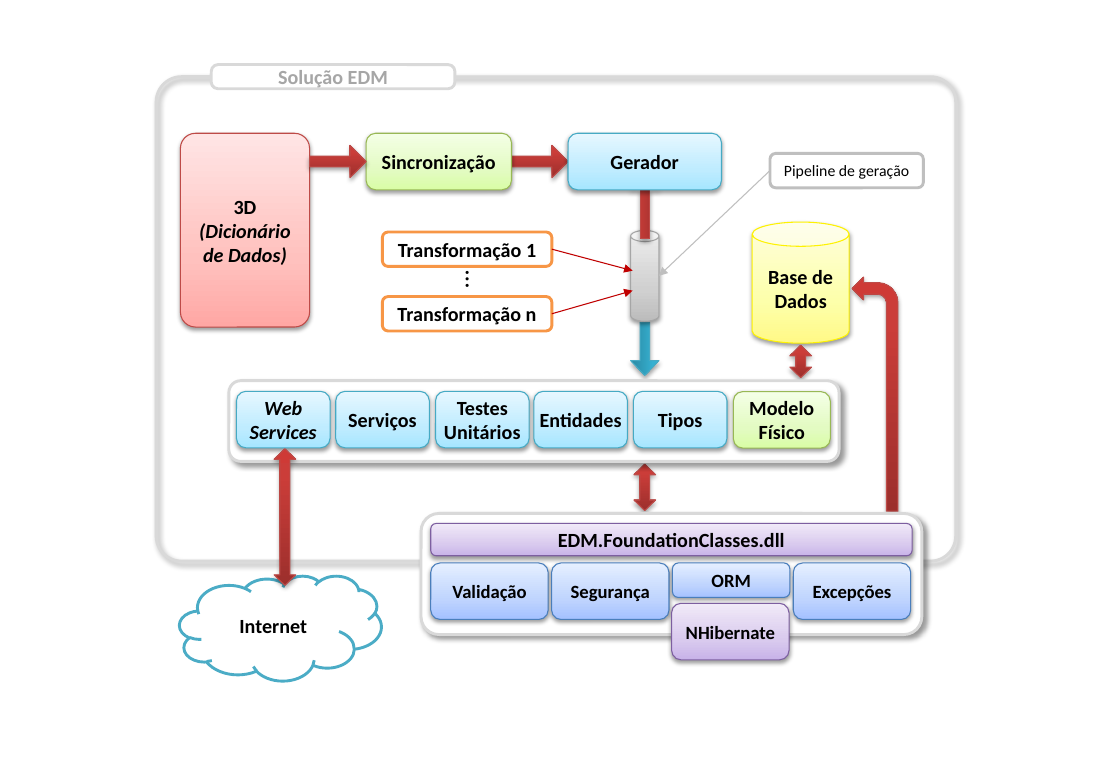
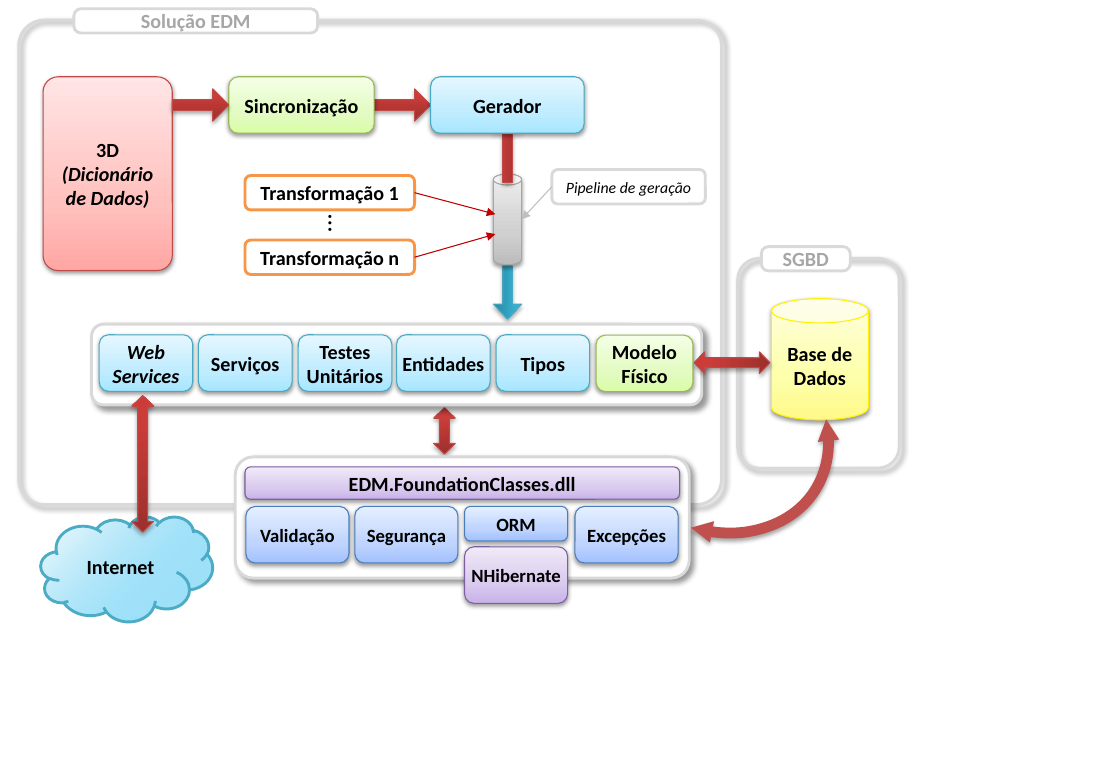
Before and after one commit to Netivski/projectoseminario, a slide deck: slide 3 of Documentação/Report Structures.pptx. Drawn at 1120x775 pixels with LibreOffice and Linux fonts; fonts in the diff are those of the drawing. Boxes give left, top, right and bottom in pixels: in the first picture for what was removed or moved away, otherwise in the second. Text is boxed around its words. In the diff, an @@ line names an element or a change of style, - is before the commit and + after.

```diff
--- a/Documentação/Report Structures.pptx
+++ b/Documentação/Report Structures.pptx
@@ rounded rectangle: place and size @@
-rounded rectangle at (156,77,956,562)
+rounded rectangle at (19,21,722,506)
@@ 4 rounded rectangles, 3 right arrows, 1 up down arrow, 1 cylinder: place and size @@
-4 rounded rectangles, 3 right arrows, 1 up down arrow, 1 cylinder at (237,146,728,585)
+4 rounded rectangles, 3 right arrows, 1 up down arrow, 1 cylinder at (99,89,591,533)
@@ rounded rectangle "Pipeline de geração": place and size @@
-rounded rectangle "Pipeline de geração" at (770,153,924,187)
+rounded rectangle "Pipeline de geração" at (552,170,705,204)
@@ rounded rectangle "Pipeline de geração" at (552,170,705,204): italic on; outline #BFBFBF 2 pt to #D9D9D9 2 pt @@
@@ arrow moved from (770, 171) - (659, 276) to (552, 187) - (522, 219) @@
@@ 9 rounded rectangles, 2 arrows, 1 right arrow, 1 text: place and size @@
-9 rounded rectangles, 2 arrows, 1 right arrow, 1 text at (180,64,839,461)
+9 rounded rectangles, 2 arrows, 1 right arrow, 1 text at (43,9,702,405)
@@ arc (boxed as its full ellipse) added at (520,243,876,583), outline #C0504D 7.5 pt @@
@@ rounded rectangle added at (738,259,900,468), outline #D9D9D9 2 pt @@
@@ rounded rectangle added at (761,247,850,271), fill #FFFFFF, outline #D9D9D9 2 pt, 14 pt, text #A6A6A6, bold @@
+SGBD
@@ cylinder "Base de Dados": place and size @@
-cylinder "Base de Dados" at (753,222,850,343)
+cylinder "Base de Dados" at (771,299,869,420)
@@ bent arrow removed at (852,277,898,512) @@
@@ up down arrow at (695,352,770,373): rotation 0 to 270 degrees @@
@@ up down arrow: place and size @@
-up down arrow at (634,464,656,511)
+up down arrow at (433,408,455,455)
@@ rounded rectangle: place and size @@
-rounded rectangle at (421,514,921,635)
+rounded rectangle at (236,457,690,578)
@@ rounded rectangle "EDM.FoundationClasses.dll": place and size @@
-rounded rectangle "EDM.FoundationClasses.dll" at (431,524,913,556)
+rounded rectangle "EDM.FoundationClasses.dll" at (245,467,679,500)
@@ rounded rectangle "Validação": place and size @@
-rounded rectangle "Validação" at (431,564,549,620)
+rounded rectangle "Validação" at (246,507,350,564)
@@ rounded rectangle "Segurança": place and size @@
-rounded rectangle "Segurança" at (552,564,670,620)
+rounded rectangle "Segurança" at (355,507,458,564)
@@ rounded rectangle "ORM": place and size @@
-rounded rectangle "ORM" at (672,564,790,598)
+rounded rectangle "ORM" at (464,507,568,541)
@@ rounded rectangle "Excepções": place and size @@
-rounded rectangle "Excepções" at (793,564,911,620)
+rounded rectangle "Excepções" at (575,507,678,564)
@@ cloud "Internet": place and size @@
-cloud "Internet" at (180,576,382,682)
+cloud "Internet" at (41,517,213,623)
@@ cloud "Internet" at (41,517,213,623): fill #FFFFFF to gradient #00B0F0 to #FFFFFF @@
@@ rounded rectangle "NHibernate": place and size @@
-rounded rectangle "NHibernate" at (672,604,790,661)
+rounded rectangle "NHibernate" at (464,547,568,604)
```
Also in this commit, not shown: 1 other file.
